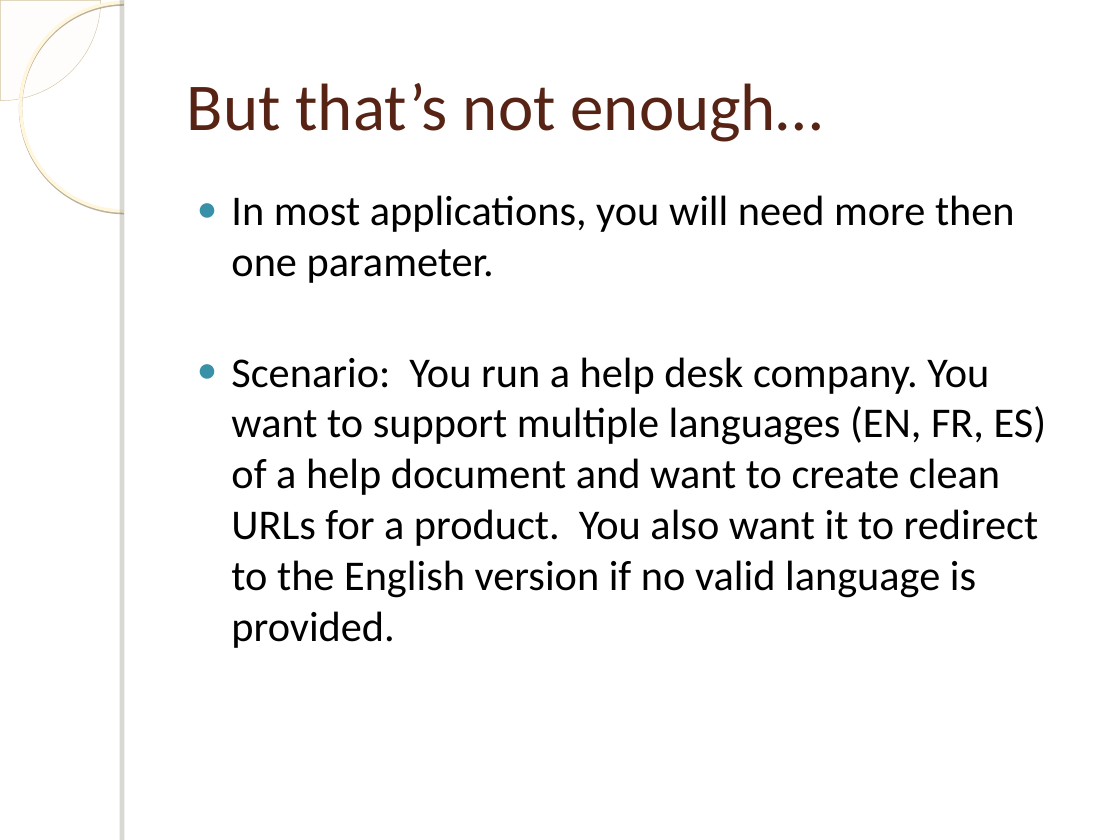
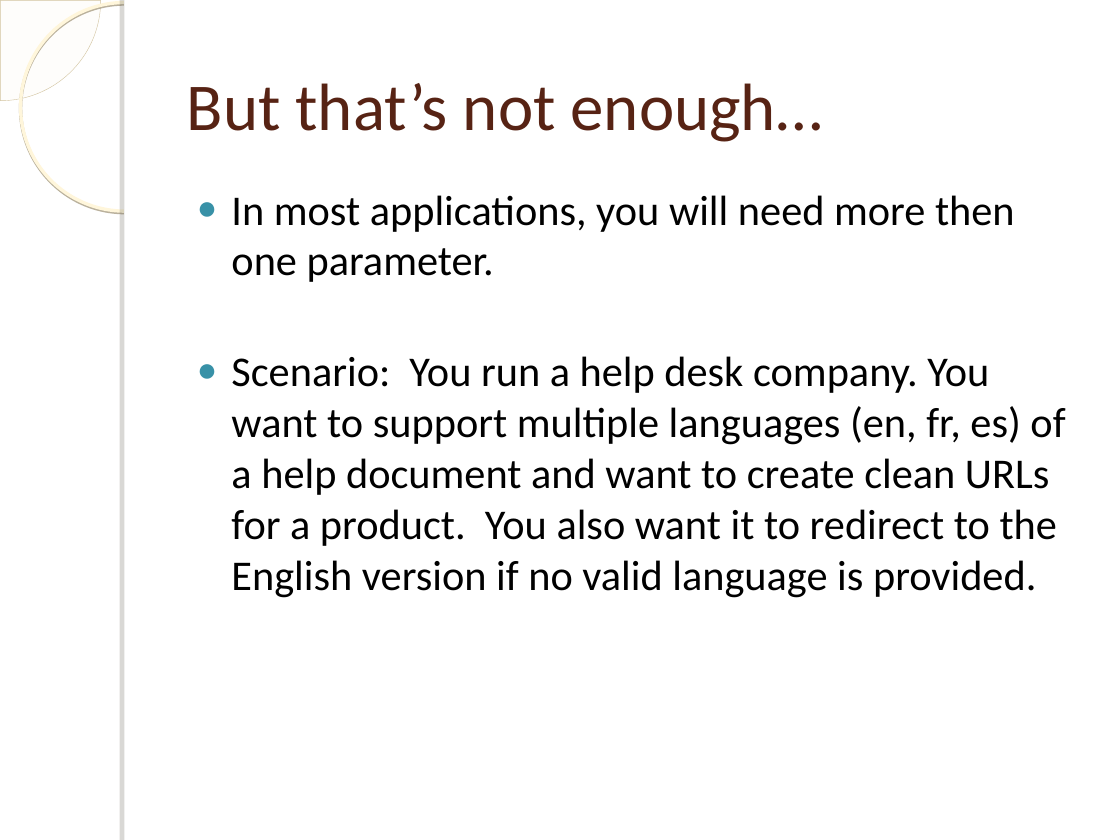
Before and after one commit to jokeofweek/Rewrite, a slide deck: slide 13 of URL Rewriting.ppt. Drawn at 1120x840 pixels with LibreOffice and Linux fonts; fonts in the diff are those of the drawing; background and template pictures are left out. Boxes give left, top, right and bottom in pixels: in the first picture for what was removed or moved away, otherwise in the second. Text is boxed around its words. In the diff, an @@ line names an element or a change of style, - is before the commit and + after.

Commit message:
Fixed typo.

```diff
--- a/URL Rewriting.ppt
+++ b/URL Rewriting.ppt
@@ text at (x1=231, y1=356, x2=1065, y2=598): text changed @@
-● Scenario: You run a help desk company. You want to support multiple languages (EN, FR, ES) of a help document and want to create clean URLs for a product. You also want it to redirect to the English version if no valid language is provided.
+● Scenario: You run a help desk company. You want to support multiple languages (en, fr, es) of a help document and want to create clean URLs for a product. You also want it to redirect to the English version if no valid language is provided.
```
Also in this commit, not shown: 1 other slide changed.
